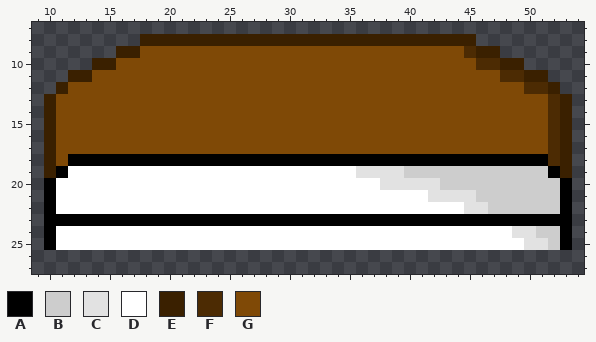
One commit to this pixel-art sprite: sprites/sp_bed_top/fc00b33b-f5db-4ff2-a029-b799926619ec.png. Above is the file before it was changed.
The file is 64x64 pixels. Shown: x 9..54, y 7..27.
Palette (. is transparent): A #000000  B #cdcdcd  C #e2e2e2  D #ffffff  E #3a2000  F #4c2b03  G #7f4906
Pixels before, first column x 10:
 8 ........EEEEEEEEEEEEEEEEEEEEEEEEEEEE........
 9 ......EEGGGGGGGGGGGGGGGGGGGGGGGGGGGFEE......
10 ....EEGGGGGGGGGGGGGGGGGGGGGGGGGGGGGGFFEE....
11 ..EEGGGGGGGGGGGGGGGGGGGGGGGGGGGGGGGGGGFFEE..
12 .EGGGGGGGGGGGGGGGGGGGGGGGGGGGGGGGGGGGGGGFFE.
13 EGGGGGGGGGGGGGGGGGGGGGGGGGGGGGGGGGGGGGGGGGFE
14 EGGGGGGGGGGGGGGGGGGGGGGGGGGGGGGGGGGGGGGGGGFE
15 EGGGGGGGGGGGGGGGGGGGGGGGGGGGGGGGGGGGGGGGGGFE
16 EGGGGGGGGGGGGGGGGGGGGGGGGGGGGGGGGGGGGGGGGGFE
17 EGGGGGGGGGGGGGGGGGGGGGGGGGGGGGGGGGGGGGGGGGFE
18 EGAAAAAAAAAAAAAAAAAAAAAAAAAAAAAAAAAAAAAAAAFE
19 EADDDDDDDDDDDDDDDDDDDDDDDDCCCCBBBBBBBBBBBBAE
20 ADDDDDDDDDDDDDDDDDDDDDDDDDDDCCCCCBBBBBBBBBBA
21 ADDDDDDDDDDDDDDDDDDDDDDDDDDDDDDDCCCCBBBBBBBA
22 ADDDDDDDDDDDDDDDDDDDDDDDDDDDDDDDDDDCCBBBBBBA
23 AAAAAAAAAAAAAAAAAAAAAAAAAAAAAAAAAAAAAAAAAAAA
24 ADDDDDDDDDDDDDDDDDDDDDDDDDDDDDDDDDDDDDDCCBBA
25 ADDDDDDDDDDDDDDDDDDDDDDDDDDDDDDDDDDDDDDDCCBA
After:
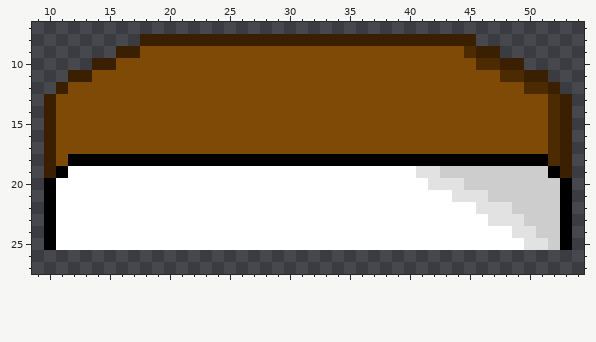
The edit:
Changed rows in their new state; - is an unchanged pixel.
first column x 11:
19 -------------------------DDDDDCC----------
20 ---------------------------DDDD-CC--------
21 -------------------------------DD--C------
22 ----------------------------------D-CC----
23 DDDDDDDDDDDDDDDDDDDDDDDDDDDDDDDDDDDDCCCBBB
